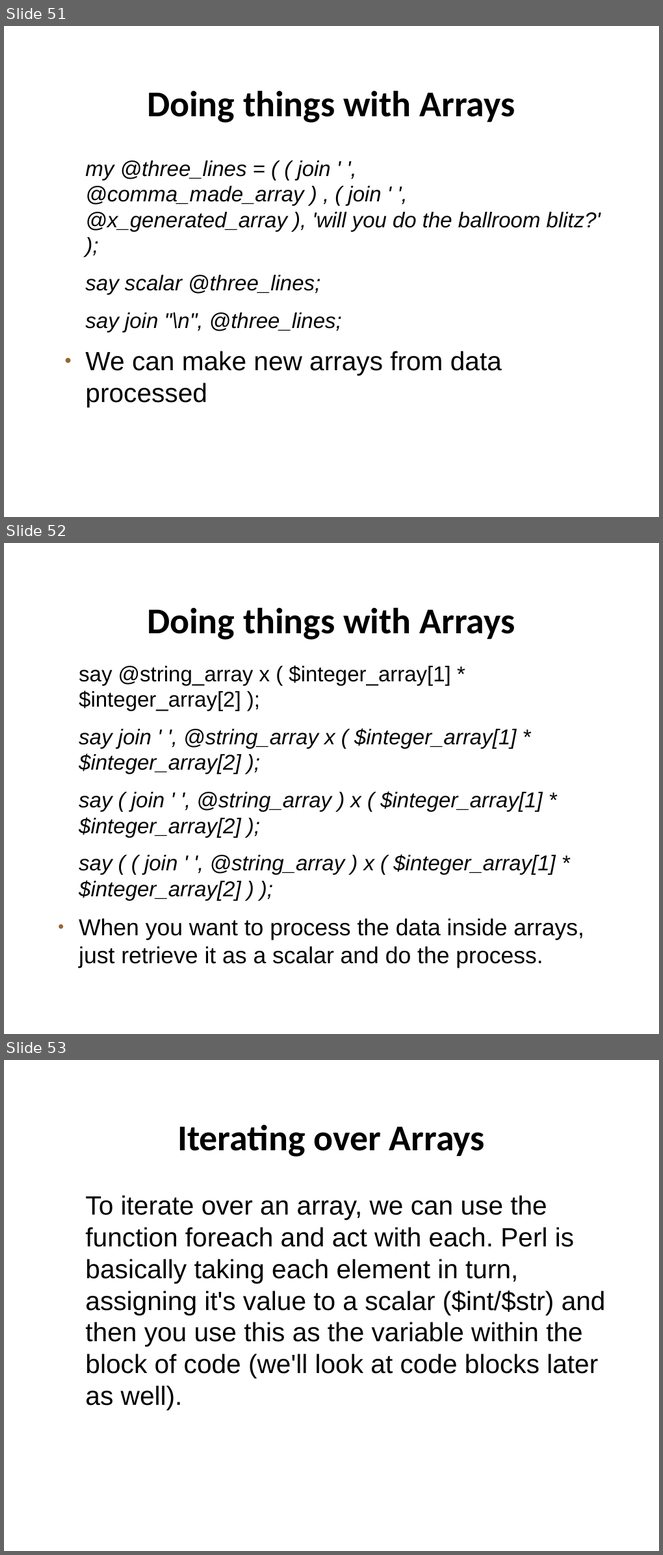
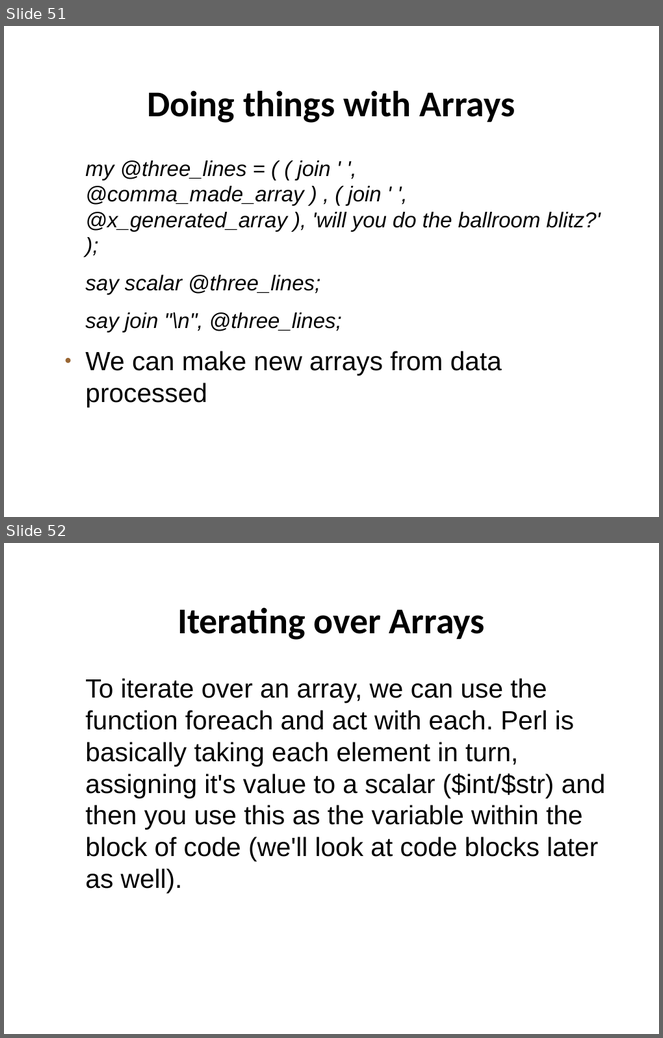
Before and after one commit to setitesuk/presentations, a slide deck: perl_course/03-variables_and_data_structures/variables_data_structures.odp. Shown one above the other, each under a label of ours: slides 51, 52 and 53 before the commit, slides 51 and 52 after it. The pictures are 663x1555 and 663x1038 pixels, drawn with LibreOffice and Linux fonts; fonts in the diff are those of the drawing; background and template pictures are left out. Boxes give left, top, right and bottom in pixels: in the first picture for what was removed or moved away, otherwise in the second. Text is boxed around its words. In the diff, an @@ line names an element or a change of style, - is before the commit and + after.

```diff
--- a/perl_course/03-variables_and_data_structures/variables_data_structures.odp
+++ b/perl_course/03-variables_and_data_structures/variables_data_structures.odp
@@ slide 52 removed at box(4, 543, 659, 1034), background picture (left out) @@
@@ title removed at box(147, 607, 515, 640) @@
-Doing things with Arrays
@@ text removed at box(79, 665, 584, 968) @@
-say @string_array x ( $integer_array[1] * $integer_array[2] );
-say join ' ', @string_array x ( $integer_array[1] * $integer_array[2] );
-say ( join ' ', @string_array ) x ( $integer_array[1] * $integer_array[2] );
-say ( ( join ' ', @string_array ) x ( $integer_array[1] * $integer_array[2] ) );
-● When you want to process the data inside arrays, just retrieve it as a scalar and do the process.
@@ what was slide 53 is now slide 52 @@
```
Also in this commit, not shown: 2 slides changed, 3 other files.
